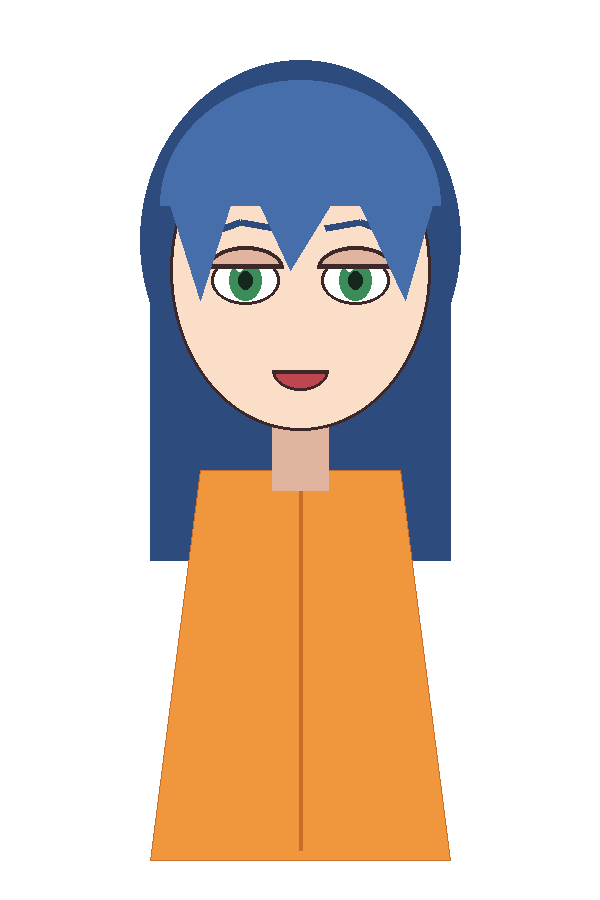
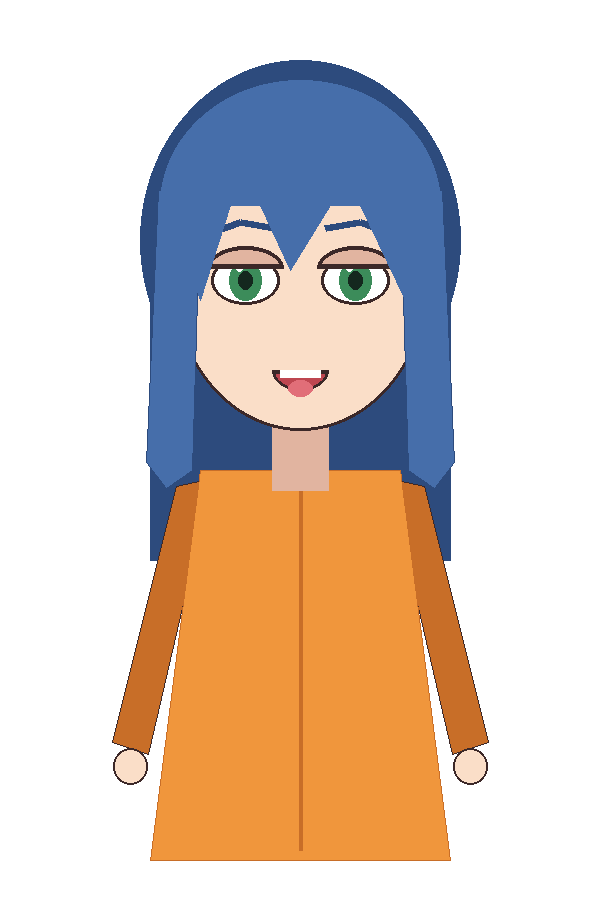
Layered file, before and after one edit (600x900). Changes by layer:
added layer "SideHairR" above "SideHairL" over [402, 191, 455, 489]
added layer "SideHairL" above "MouthInner" over [146, 191, 199, 489]
added layer "MouthInner" above "Mouth" over [280, 370, 321, 397]
added layer "ArmR" above "ArmL" over [402, 478, 489, 785]
added layer "ArmL" above "BackHair" over [112, 478, 199, 785]
